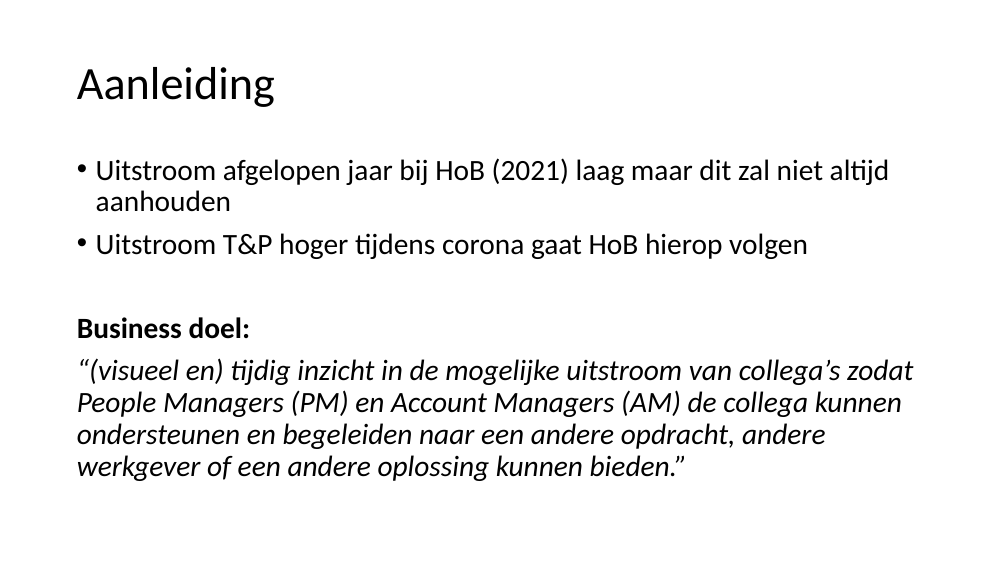
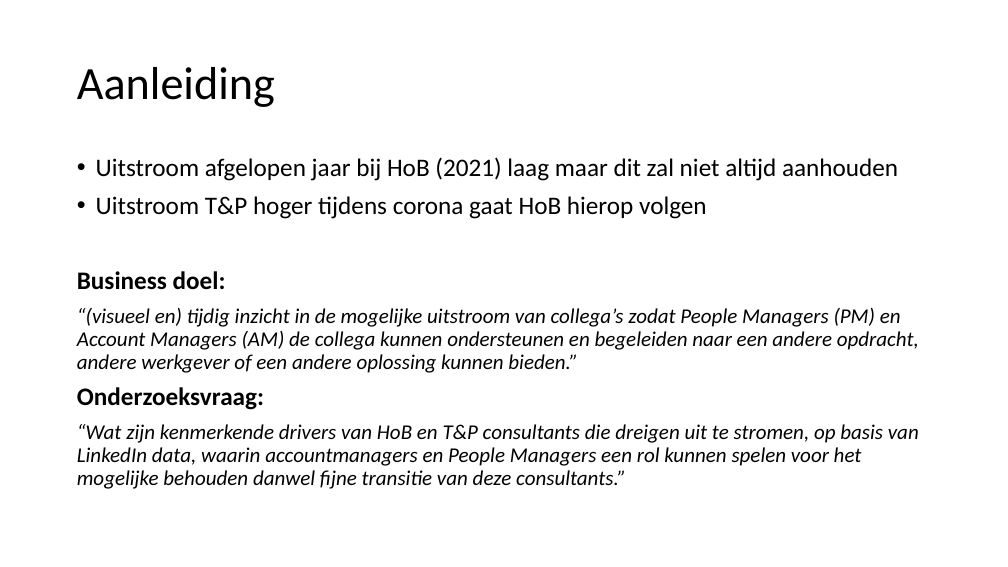
Before and after one commit to MaelvanDijk/DMAE, a slide deck: slide 2 of Capstone/2022-02-17 Project Introductie.pptx. Drawn at 1008x567 pixels with LibreOffice and Linux fonts; fonts in the diff are those of the drawing. Boxes give left, top, right and bottom in pixels: in the first picture for what was removed or moved away, otherwise in the second. Text is boxed around its words. In the diff, an @@ line names an element or a change of style, - is before the commit and + after.

```diff
--- a/Capstone/2022-02-17 Project Introductie.pptx
+++ b/Capstone/2022-02-17 Project Introductie.pptx
@@ text at <box>77,157,919,373</box>: size 28 to 24 pt in "Uitstroom afgelopen jaar bij HoB (2021) laag ...", "Uitstroom T&P hoger tijdens corona gaat HoB ...", "Business doel:"; size 28 to 20 pt in "“(visueel en) tijdig inzicht in de mogelijke ..." @@
@@ text at <box>77,387,919,489</box>: paragraphs added @@
+Onderzoeksvraag:
+“Wat zijn kenmerkende drivers van HoB en T&P consultants die dreigen uit te stromen, op basis van LinkedIn data, waarin accountmanagers en People Managers een rol kunnen spelen voor het mogelijke behouden danwel fijne transitie van deze consultants.”
```
Also in this commit, not shown: 4 other files.
